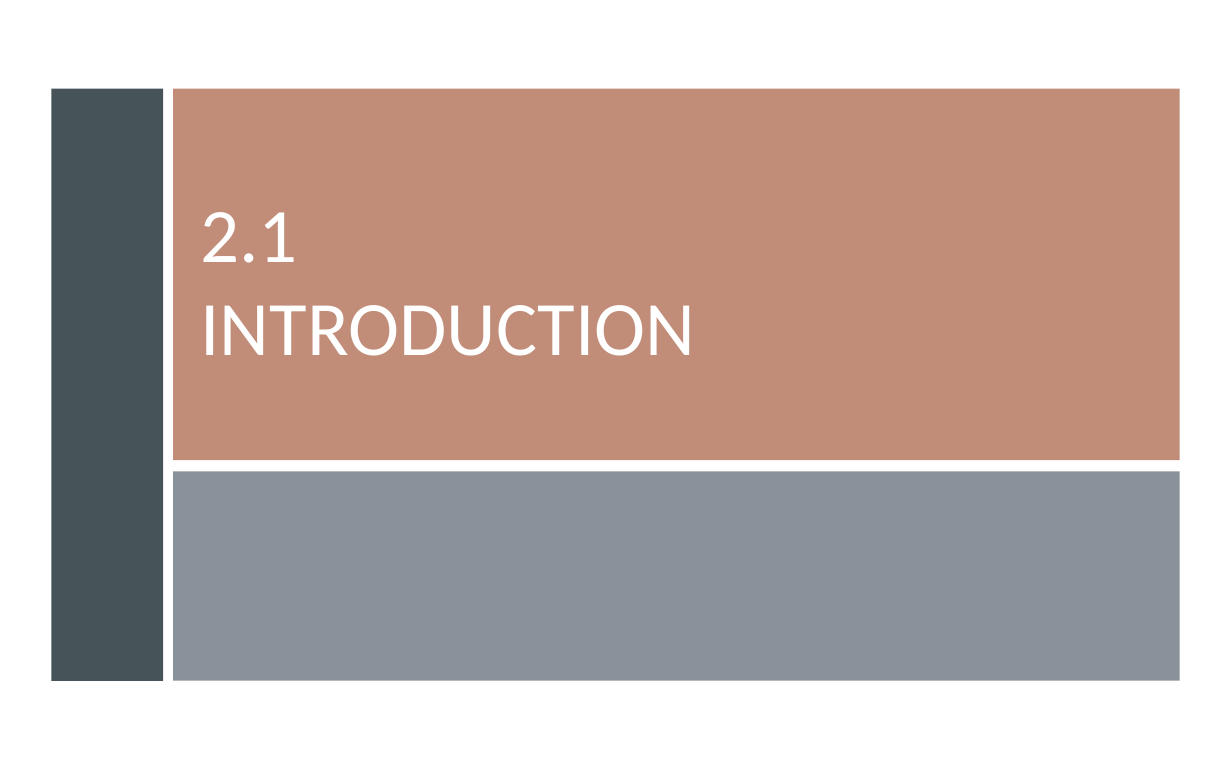
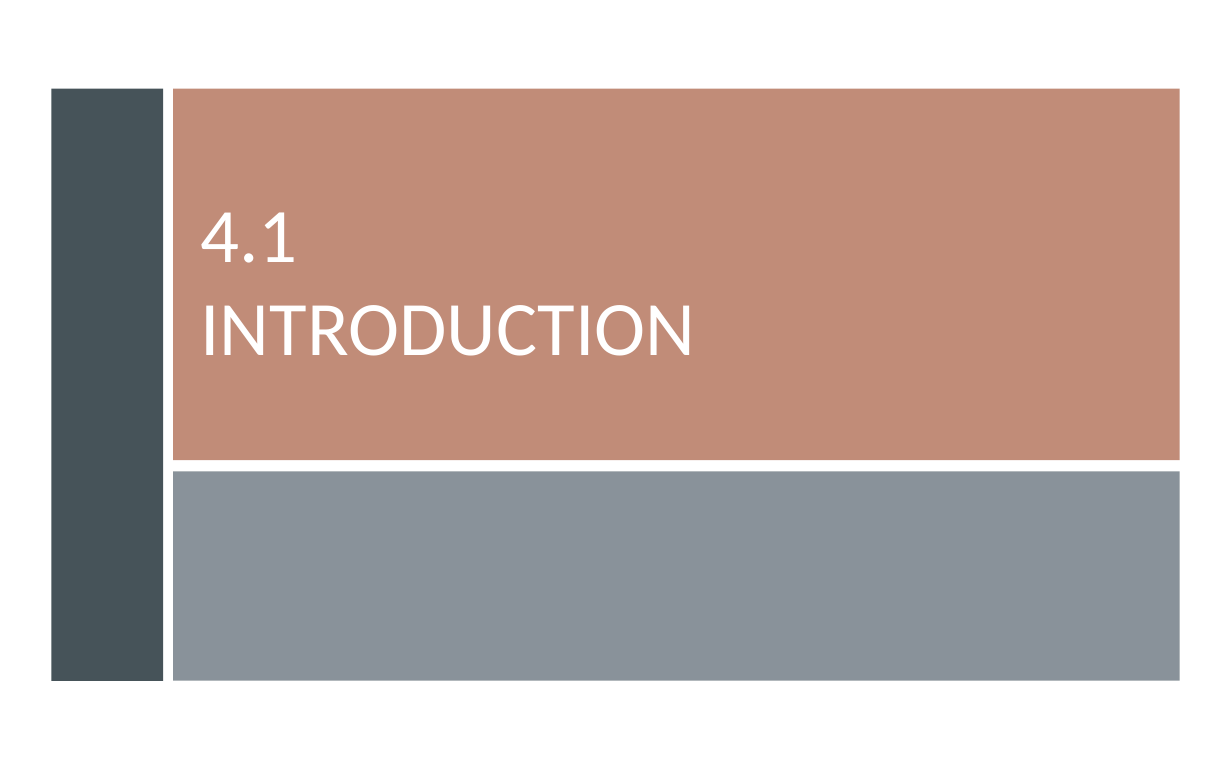
Before and after one commit to gisynw/Field_Techniques, a slide deck: slide 2 of docs/Lectures/Week04/Lecture09_GEOG3319_Suvery123 and Collector.pptx. Drawn at 1232x770 pixels with LibreOffice and Linux fonts; fonts in the diff are those of the drawing. Boxes give left, top, right and bottom in pixels: in the first picture for what was removed or moved away, otherwise in the second. Text is boxed around its words. In the diff, an @@ line names an element or a change of style, - is before the commit and + after.

```diff
--- a/docs/Lectures/Week04/Lecture09_GEOG3319_Suvery123 and Collector.pptx
+++ b/docs/Lectures/Week04/Lecture09_GEOG3319_Suvery123 and Collector.pptx
@@ title at [201, 212, 696, 356]: text changed @@
-2.1
-INTRODUCTION
+4.1
+INTRODUCTION
```
Also in this commit, not shown: 2 other slides changed, 6 slides added, 11 slides removed, 2 other files.
